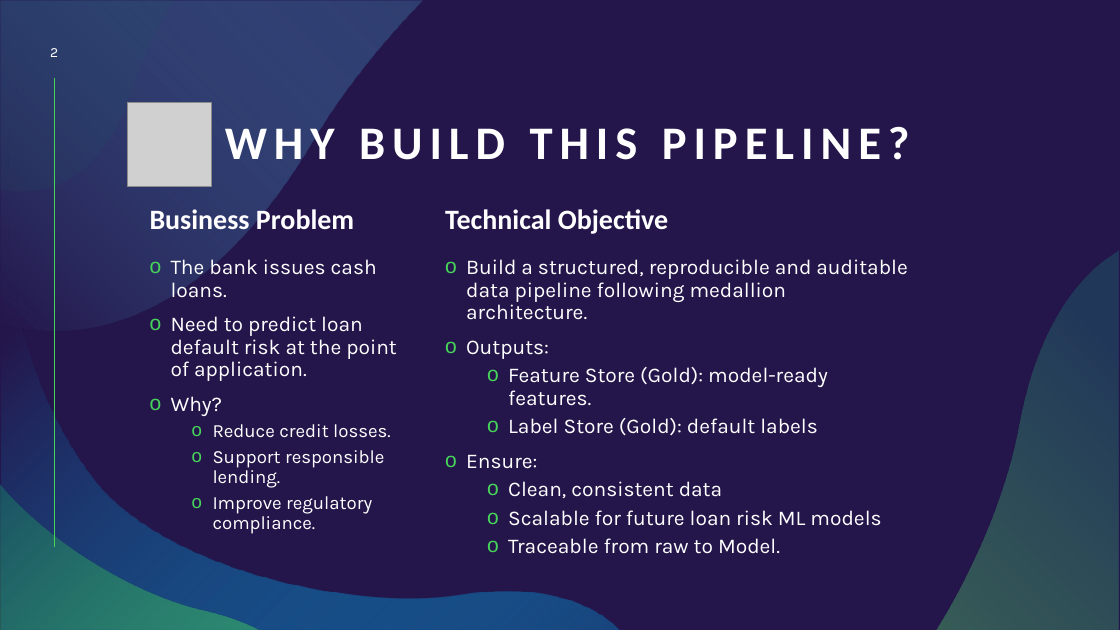
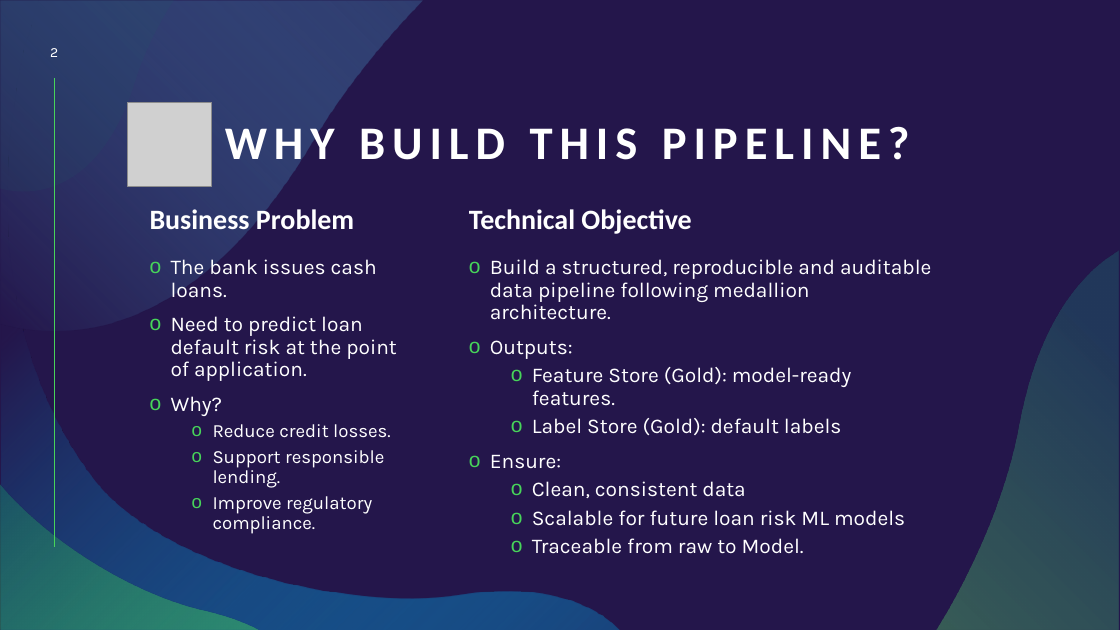
Before and after one commit to pakkei1212/MLE, a slide deck: slide 2 of a1/Slideument_FInal.pptx. Drawn at 1120x630 pixels with LibreOffice and Linux fonts; fonts in the diff are those of the drawing; grey boxes stand for pictures. Boxes give left, top, right and bottom in pixels: in the first picture for what was removed or moved away, otherwise in the second. Text is boxed around its words. In the diff, an @@ line names an element or a change of style, - is before the commit and + after.

```diff
--- a/a1/Slideument_FInal.pptx
+++ b/a1/Slideument_FInal.pptx
@@ text "Technical Objective" moved from (x1=445, y1=209, x2=668, y2=234) to (x1=469, y1=209, x2=691, y2=234) @@
@@ text "Build a structured, reproducible and ..." moved from (x1=466, y1=259, x2=907, y2=554) to (x1=490, y1=259, x2=931, y2=554) @@
```
Also in this commit, not shown: 9 other slides changed, 1 slide added, 6 other files.
